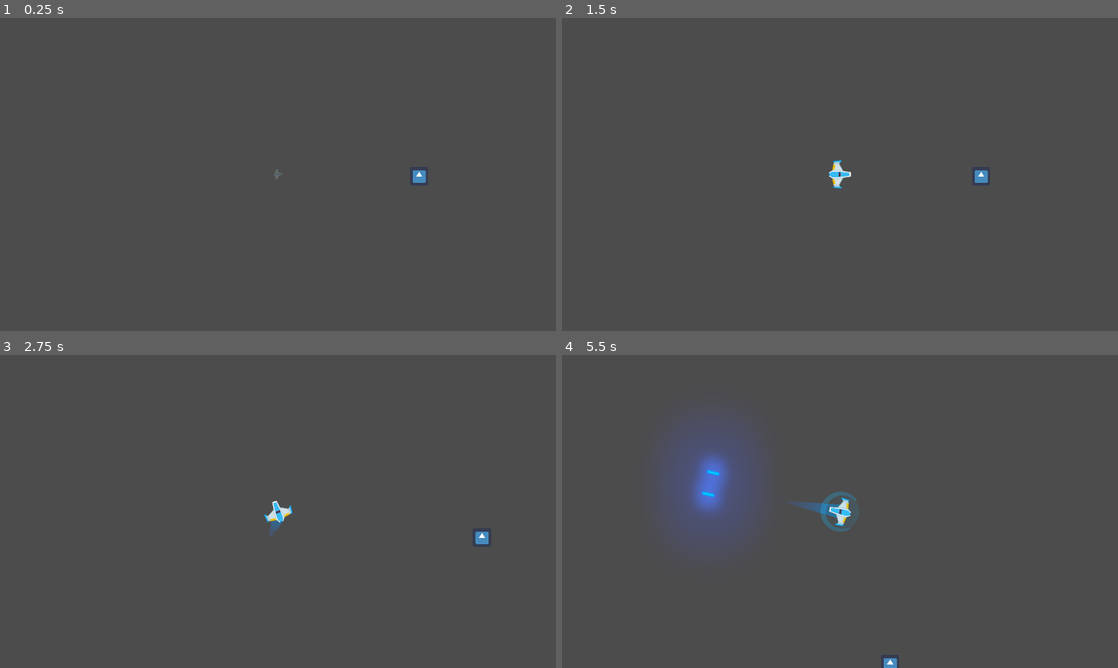
Above: before the commit, frames 1-4 (two rows, left to right).
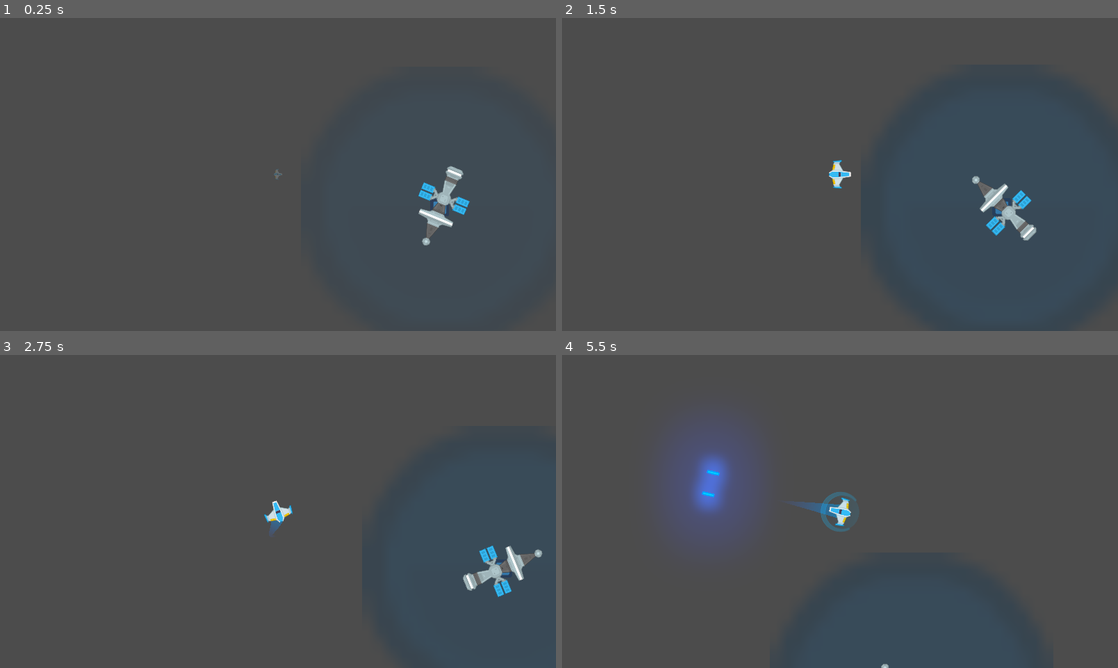
Above: after the commit, the same moments.

Repository: MRuiz1003/Meteoritos_Juego
Game: Godot game, scene res://Juego/Niveles/NivelTest.tscn
Same seed, same stepped clock (60 frames per second), same inputs: the game is played once before the commit and once after it. The engine's default icon, where the game draws it, is replaced by a stand-in: a white triangle on a blue panel in a dark square.
Inputs (mouse positions are in pixels of both pictures, inside the frame that each line leads up to):
- Up to frame 1 (0.25 s): no input
- Up to frame 2 (1.5 s): move the mouse to (962, 158) at 0.52 s; hold W (mover_adelante) 0.53-1.28 s; hold Z (disparo_principal) 0.53-1.28 s; move the mouse to (728, 190) at 1.27 s; hold S (mover_atras) from 1.28 s (still down); tap X (disparo_secundario) at 1.35 s
- Up to frame 3 (2.75 s): move the mouse to (333, 442) at 2.02 s; release S (mover_atras) at 2.03 s; hold W (mover_adelante) from 2.03 s (still down); hold A (rotar_antihorario) from 2.03 s (still down)
- Up to frame 4 (5.5 s): move the mouse to (812, 574) at 2.77 s; release A (rotar_antihorario) at 2.78 s; tap D (rotar_horario) at 2.85 s; move the mouse to (1006, 558) at 3.52 s; release W (mover_adelante) at 3.53 s; hold Mouse wheel up (zoom_acercar) 3.53-4.28 s; hold S (mover_atras) from 3.53 s (still down); tap Middle mouse button (escudo) at 4.15 s; move the mouse to (673, 464) at 4.27 s; tap Mouse wheel down (zoom_alejar) at 4.35 s; move the mouse to (867, 511) at 5.02 s; hold Z (disparo_principal) from 5.03 s (still down)

The runs differ from the first frame. In frame 1, 1.0% of the frame differs, in the area x 74-85%, y 47-73%; in frame 2, 1.0%; in frame 3, 1.0%; in frame 4, less than 0.1%.

Commit message:
Estacion de Recarga añadida
Se añadió una estación de recarga (no funcional todavía) que tiene una zona alrededor que atrae al jugador hacia ella

Diff:
--- /dev/null
+++ b/Juego/EstacionRecarga/EstacionRecarga.gd
@@ -0,0 +1,15 @@
+class_name EstacionRecarga
+extends Node2D
+
+
+
+func _on_AreaColision_body_entered(body: Node) -> void:
+	if body.has_method("destruir"):
+		body.destruir()
+
+
+func _on_AreaRecarga_body_entered(body: Node) -> void:
+	body.set_gravity_scale(0.1)
+
+func _on_AreaRecarga_body_exited(body: Node) -> void:
+	body.set_gravity_scale(0.0)
--- /dev/null
+++ b/Juego/EstacionRecarga/EstacionRecarga.tscn
@@ -0,0 +1,111 @@
+[gd_scene load_steps=8 format=2]
+
+[ext_resource path="res://Juego/EstacionRecarga/estacion_sprite.png" type="Texture" id=1]
+[ext_resource path="res://Juego/EstacionRecarga/area_recarga.png" type="Texture" id=2]
+[ext_resource path="res://Juego/EstacionRecarga/EstacionRecarga.gd" type="Script" id=3]
+
+[sub_resource type="CircleShape2D" id=1]
+radius = 492.632
+
+[sub_resource type="CapsuleShape2D" id=2]
+radius = 72.0165
+height = 178.406
+
+[sub_resource type="Animation" id=3]
+resource_name = "activado"
+length = 4.0
+loop = true
+tracks/0/type = "value"
+tracks/0/path = NodePath("AreaColision:rotation_degrees")
+tracks/0/interp = 1
+tracks/0/loop_wrap = true
+tracks/0/imported = false
+tracks/0/enabled = true
+tracks/0/keys = {
+"times": PoolRealArray( 0, 4 ),
+"transitions": PoolRealArray( 1, 1 ),
+"update": 0,
+"values": [ 0.0, 360.0 ]
+}
+tracks/1/type = "value"
+tracks/1/path = NodePath("AreaRecarga/SpriteZonaRecarga:scale")
+tracks/1/interp = 1
+tracks/1/loop_wrap = true
+tracks/1/imported = false
+tracks/1/enabled = true
+tracks/1/keys = {
+"times": PoolRealArray( 0, 2, 4 ),
+"transitions": PoolRealArray( 1, 1, 1 ),
+"update": 0,
+"values": [ Vector2( 40, 40 ), Vector2( 41, 41 ), Vector2( 40, 40 ) ]
+}
+tracks/2/type = "value"
+tracks/2/path = NodePath("AreaRecarga/SpriteZonaRecarga:modulate")
+tracks/2/interp = 1
+tracks/2/loop_wrap = true
+tracks/2/imported = false
+tracks/2/enabled = true
+tracks/2/keys = {
+"times": PoolRealArray( 0, 2, 4 ),
+"transitions": PoolRealArray( 1, 1, 1 ),
+"update": 0,
+"values": [ Color( 0.0313726, 0.282353, 0.478431, 0.168627 ), Color( 0.0313726, 0.282353, 0.478431, 0.333333 ), Color( 0.0313726, 0.282353, 0.478431, 0.168627 ) ]
+}
+
+[sub_resource type="Animation" id=4]
+length = 4.0
+loop = true
+tracks/0/type = "value"
+tracks/0/path = NodePath("AreaColision:rotation_degrees")
+tracks/0/interp = 1
+tracks/0/loop_wrap = true
+tracks/0/imported = false
+tracks/0/enabled = true
+tracks/0/keys = {
+"times": PoolRealArray( 0, 4 ),
+"transitions": PoolRealArray( 1, 1 ),
+"update": 0,
+"values": [ 0.0, 360.0 ]
+}
+
+[node name="EstacionRecarga" type="Node2D"]
+script = ExtResource( 3 )
+
+[node name="AreaRecarga" type="Area2D" parent="."]
+space_override = 1
+gravity_point = true
+gravity = 1000.0
+collision_layer = 2147483648
+collision_mask = 33
+
+[node name="CollisionShape2D" type="CollisionShape2D" parent="AreaRecarga"]
+shape = SubResource( 1 )
+
+[node name="SpriteZonaRecarga" type="Sprite" parent="AreaRecarga"]
+modulate = Color( 0.0313726, 0.282353, 0.478431, 0.316384 )
+position = Vector2( 0, -1.68182 )
+scale = Vector2( 40.8971, 40.8971 )
+texture = ExtResource( 2 )
+
+[node name="AreaColision" type="Area2D" parent="."]
+rotation = 3.46488
+collision_layer = 0
+collision_mask = 25
+
+[node name="SpriteEstacion" type="Sprite" parent="AreaColision"]
+texture = ExtResource( 1 )
+
+[node name="CollisionShape2D" type="CollisionShape2D" parent="AreaColision"]
+shape = SubResource( 2 )
+
+[node name="AnimationPlayer" type="AnimationPlayer" parent="."]
+autoplay = "activado"
+anims/activado = SubResource( 3 )
+anims/default = SubResource( 4 )
+
+[node name="CargaSFX" type="AudioStreamPlayer" parent="."]
+
+[node name="VacioSFX" type="AudioStreamPlayer" parent="."]
+[connection signal="body_entered" from="AreaRecarga" to="." method="_on_AreaRecarga_body_entered"]
+[connection signal="body_exited" from="AreaRecarga" to="." method="_on_AreaRecarga_body_exited"]
+[connection signal="body_entered" from="AreaColision" to="." method="_on_AreaColision_body_entered"]
--- a/Juego/Naves/Player/Escudo/Escudo.gd
+++ b/Juego/Naves/Player/Escudo/Escudo.gd
@@ -12,7 +12,7 @@
 
 # Metodos
 func _process(delta: float) -> void:
-	energia += radio_desgaste * delta
+	controlar_energia(radio_desgaste * delta)
 
 	if energia <= 0:
 		desactivar()
@@ -26,6 +26,12 @@
 func controlar_colisionador(esta_desactivado: bool) -> void:
 	$CollisionShape2D.set_deferred("disabled", esta_desactivado)
 
+func controlar_energia(consumo: float) -> void:
+	energia += consumo
+	print("Energia escudo: ", energia)
+
+	if energia <= 0.0:
+		desactivar()
 func activar() -> void:
 	if energia <= 0:
 		return
--- a/Juego/Naves/Player/Player.gd
+++ b/Juego/Naves/Player/Player.gd
@@ -15,12 +15,18 @@
 var estado_actual: int = ESTADO.SPAWN
 
 onready var canion:Canion = $Canion
-onready var laser:RayoLaser = $LaserBeam2D
+onready var laser:RayoLaser = $LaserBeam2D setget ,get_laser
 onready var estela: Estela = $EstelaPuntoInicio/Trail2D
 onready var motor_sfx: Motor = $MotorSFX
 onready var colisionador: CollisionShape2D = $CollisionShape2D
 onready var impacto_sfx: AudioStreamPlayer = $ImpactoSFX
-onready var escudo: Escudo = $Escudo
+onready var escudo: Escudo = $Escudo setget ,get_escudo
+
+func get_laser() -> RayoLaser:
+	return laser
+
+func get_escudo() -> Escudo:
+	return escudo
 
 func _ready() -> void:
 	controlador_estados(estado_actual)
--- a/Juego/Naves/Player/Player.tscn
+++ b/Juego/Naves/Player/Player.tscn
@@ -50,7 +50,7 @@
 [node name="Player" type="RigidBody2D"]
 z_index = 50
 z_as_relative = false
-collision_mask = 22
+collision_mask = 54
 physics_material_override = ExtResource( 2 )
 gravity_scale = 0.0
 contacts_reported = 2
@@ -96,6 +96,9 @@
 points = PoolVector2Array( 0, 0, 60, 0 )
 width = 50.0
 is_emitting = true
+resolution = 5.0
+lifetime = 0.5
+max_points = 100
 target_path = NodePath("..")
 
 [node name="MotorSFX" parent="." instance=ExtResource( 7 )]
@@ -112,6 +115,7 @@
 bus = "SFX"
 
 [node name="Escudo" parent="." instance=ExtResource( 9 )]
+position = Vector2( 0, -0.629959 )
 rotation = 1.57079
 
 [node name="CamaraPlayer" type="Camera2D" parent="."]
--- a/Juego/Niveles/Nivel.gd
+++ b/Juego/Niveles/Nivel.gd
@@ -2,9 +2,9 @@
 extends Node2D
 
 export var explosion: PackedScene = null
-export var meteorito: PackedScene = preload("res://Juego/Meteoritos/Meteorito.tscn")
-export var explosion_meteorito: PackedScene = preload("res://Juego/Explosiones/ExplosionMeteorito.tscn")
-export var sector_meteoritos: PackedScene = preload("res://Juego/Meteoritos/SectorMeteoritos.tscn")
+export var meteorito: PackedScene = null
+export var explosion_meteorito: PackedScene = null
+export var sector_meteoritos: PackedScene = null
 export var tiempo_transicion_camara: float = 10.0
 
 onready var contenedor_proyectiles: Node
--- a/Juego/Niveles/NivelTest.tscn
+++ b/Juego/Niveles/NivelTest.tscn
@@ -7,14 +7,21 @@
 [ext_resource path="res://Juego/Peligros/SectorDePeligro.tscn" type="PackedScene" id=5]
 [ext_resource path="res://icon.png" type="Texture" id=6]
 [ext_resource path="res://Juego/Niveles/CamaraJuego.gd" type="Script" id=7]
+[ext_resource path="res://Juego/EstacionRecarga/EstacionRecarga.tscn" type="PackedScene" id=8]
+[ext_resource path="res://Juego/Meteoritos/Meteorito.tscn" type="PackedScene" id=9]
+[ext_resource path="res://Juego/Explosiones/ExplosionMeteorito.tscn" type="PackedScene" id=10]
+[ext_resource path="res://Juego/Meteoritos/SectorMeteoritos.tscn" type="PackedScene" id=11]
 
 [node name="NivelTest" type="Node2D"]
 script = ExtResource( 2 )
 explosion = ExtResource( 4 )
+meteorito = ExtResource( 9 )
+explosion_meteorito = ExtResource( 10 )
+sector_meteoritos = ExtResource( 11 )
 tiempo_transicion_camara = 1.0
 
 [node name="Player" parent="." instance=ExtResource( 1 )]
-position = Vector2( -490.116, -4.05103 )
+position = Vector2( -561.468, -111.08 )
 potencia_rotacion = 200
 
 [node name="WorldEnvironment" type="WorldEnvironment" parent="."]
@@ -36,4 +43,6 @@
 [node name="icon" type="Sprite" parent="."]
 position = Vector2( -2.8866, 1.74707 )
 texture = ExtResource( 6 )
+
+[node name="EstacionRecarga" parent="." instance=ExtResource( 8 )]
 [connection signal="tween_completed" from="TweenCamara" to="." method="_on_TweenCamara_tween_completed"]
--- a/Juego/Proyectiles/Canion.gd
+++ b/Juego/Proyectiles/Canion.gd
@@ -1,7 +1,7 @@
 class_name Canion
 extends Node2D
 
-export var proyectil: PackedScene = preload("res://Juego/Proyectiles/ProyectilPlayer.tscn")
+export var proyectil: PackedScene = null
 export var cadencia_disparo: float = 0.8
 export var velocidad_proyectil: int = 100
 export var danio_proyectil: int = 5
--- a/Juego/Proyectiles/Canion.tscn
+++ b/Juego/Proyectiles/Canion.tscn
@@ -1,10 +1,12 @@
-[gd_scene load_steps=3 format=2]
+[gd_scene load_steps=4 format=2]
 
 [ext_resource path="res://Juego/Proyectiles/Canion.gd" type="Script" id=1]
 [ext_resource path="res://Juego/Proyectiles/disparo_sfx.ogg" type="AudioStream" id=2]
+[ext_resource path="res://Juego/Proyectiles/ProyectilPlayer.tscn" type="PackedScene" id=3]
 
 [node name="Canion" type="Node2D"]
 script = ExtResource( 1 )
+proyectil = ExtResource( 3 )
 cadencia_disparo = 0.25
 velocidad_proyectil = 1600
 danio_proyectil = 100
--- a/Juego/Proyectiles/Laser/LaserBeam2D.gd
+++ b/Juego/Proyectiles/Laser/LaserBeam2D.gd
@@ -14,7 +14,9 @@
 # It plays appearing and disappearing animations when it's not animating.
 # See `appear()` and `disappear()` for more information.
 var is_casting := false setget set_is_casting
-var radio_danio : float = 4
+export var radio_danio: float = 4.0
+export var energia: float = 4.0
+export var radio_desgaste: float = -1.0
 
 onready var fill := $FillLine2D
 onready var tween := $Tween
@@ -59,7 +61,14 @@
 # Controls the emission of particles and extends the Line2D to `cast_to` or the ray's
 # collision point, whichever is closest.
 func cast_beam(delta) -> void:
+	if energia <= 0:
+		set_is_casting(false)
+		return
+
+	controlar_energia(radio_desgaste * delta)
+
 	var cast_point := cast_to
+
 	force_raycast_update()
 	collision_particles.emitting = is_colliding()
 
@@ -74,6 +83,10 @@
 	beam_particles.position = cast_point * 0.5
 	beam_particles.process_material.emission_box_extents.x = cast_point.length() * 0.5
 
+func controlar_energia(consumo: float) -> void:
+	energia += consumo
+	print("Energia Laser:", energia)
+
 
 func appear() -> void:
 	if tween.is_active():
--- a/project.godot
+++ b/project.godot
@@ -29,6 +29,11 @@
 "language": "GDScript",
 "path": "res://Juego/Naves/Player/Escudo/Escudo.gd"
 }, {
+"base": "Node2D",
+"class": "EstacionRecarga",
+"language": "GDScript",
+"path": "res://Juego/EstacionRecarga/EstacionRecarga.gd"
+}, {
 "base": "Line2D",
 "class": "Estela",
 "language": "GDScript",
@@ -84,6 +89,7 @@
 "CamaraPlayer": "",
 "Canion": "",
 "Escudo": "",
+"EstacionRecarga": "",
 "Estela": "",
 "ExplosionMeteorito": "",
 "Meteorito": "",
@@ -176,6 +182,16 @@
 "events": [ Object(InputEventMouseButton,"resource_local_to_scene":false,"resource_name":"","device":0,"alt":false,"shi …(212 unchanged characters)…
  ]
 }
+recarga_escudo={
+"deadzone": 0.5,
+"events": [ Object(InputEventKey,"resource_local_to_scene":false,"resource_name":"","device":0,"alt":false,"shift":false,"control":false,"meta":false,"command":false,"pressed":false,"scancode":82,"unicode":0,"echo":false,"script":null)
+ ]
+}
+recarga_laser={
+"deadzone": 0.5,
+"events": [ Object(InputEventKey,"resource_local_to_scene":false,"resource_name":"","device":0,"alt":false,"shift":false,"control":false,"meta":false,"command":false,"pressed":false,"scancode":69,"unicode":0,"echo":false,"script":null)
+ ]
+}
 
 [layer_names]
 
Binary file added: Juego/EstacionRecarga/area_recarga.png
Not shown, added: Juego/EstacionRecarga/area_recarga.png.import
Binary file added: Juego/EstacionRecarga/estacion_sprite.png
Not shown, added: Juego/EstacionRecarga/estacion_sprite.png.import
Not shown: 1 places in Juego/Niveles/NivelTest.tscn that only renumber resources
